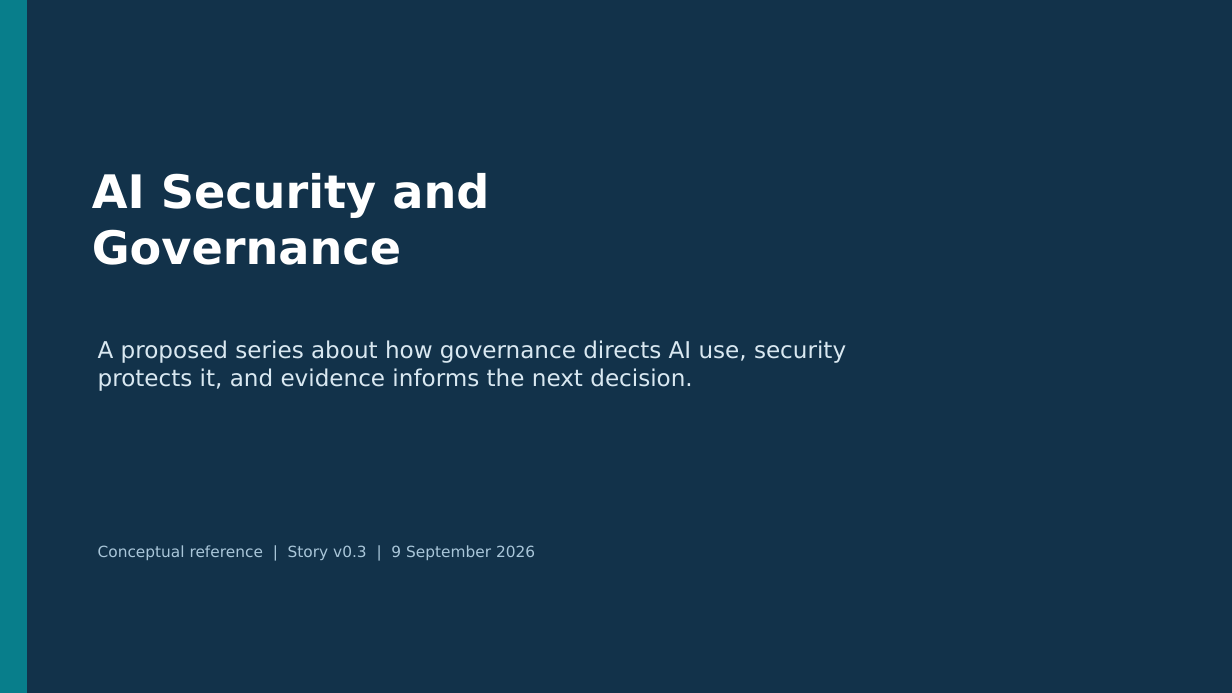
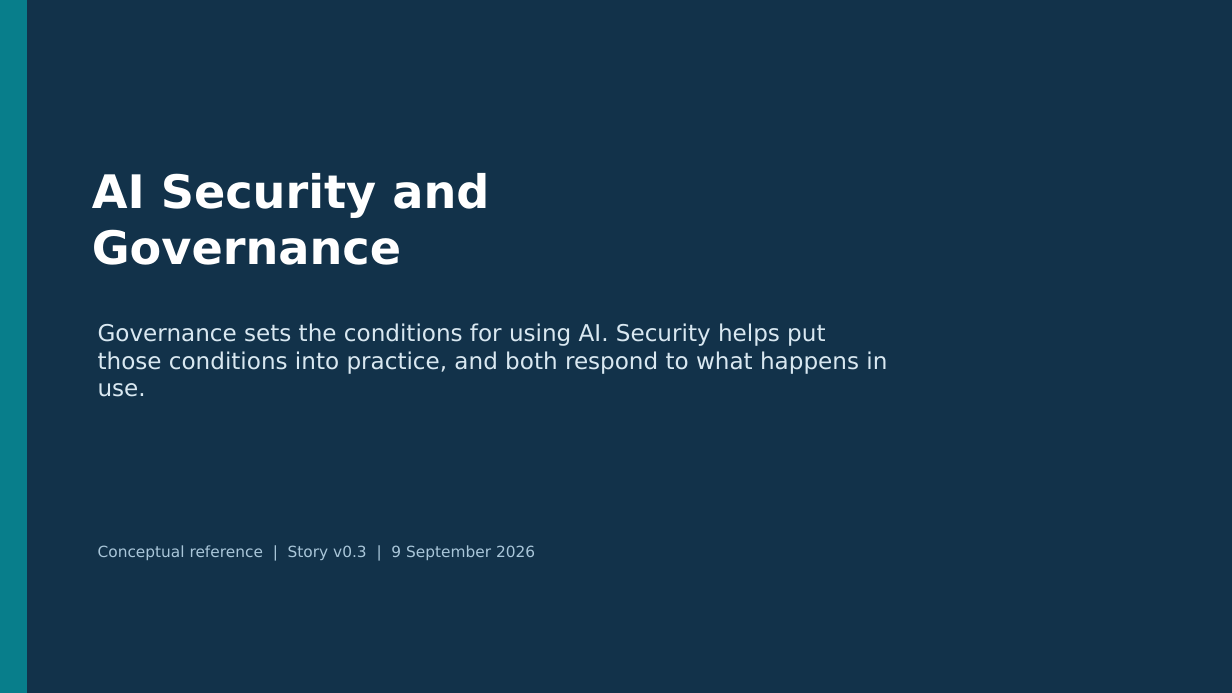
Before and after one commit to jessepike/ai-security-reference-architectures, a slide deck: slide 1 of public/downloads/ai-security-reference-architectures.pptx. Drawn at 1232x693 pixels with LibreOffice and Linux fonts; fonts in the diff are those of the drawing. Boxes give left, top, right and bottom in pixels: in the first picture for what was removed or moved away, otherwise in the second. Text is boxed around its words. In the diff, an @@ line names an element or a change of style, - is before the commit and + after.

```diff
--- a/public/downloads/ai-security-reference-architectures.pptx
+++ b/public/downloads/ai-security-reference-architectures.pptx
@@ text at <box>98,323,887,397</box>: text changed @@
-A proposed series about how governance directs AI use, security protects it, and evidence informs the next decision.
+Governance sets the conditions for using AI. Security helps put those conditions into practice, and both respond to what happens in use.
```
Also in this commit, not shown: 2 other slides changed, 22 other files.
